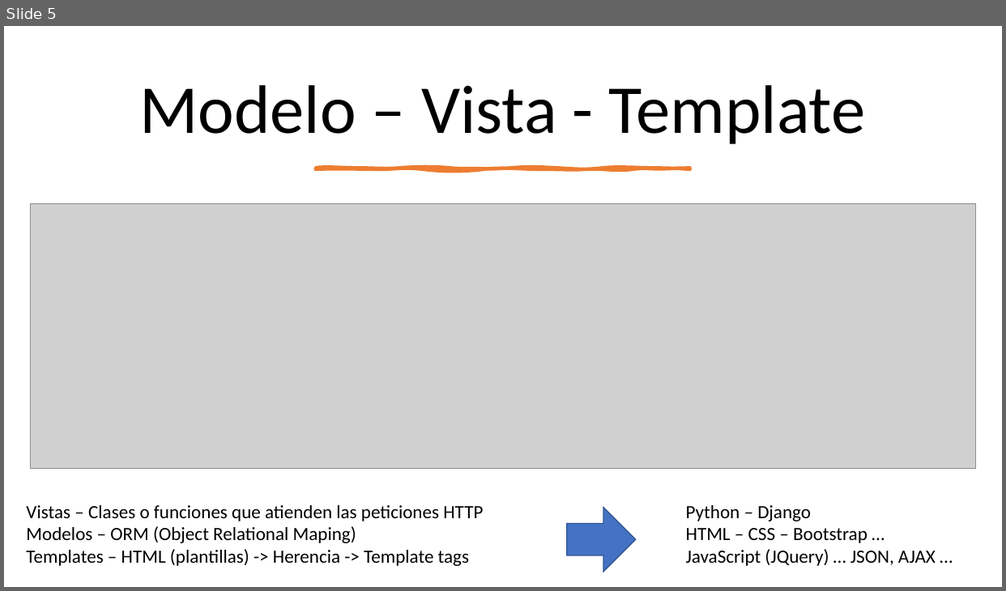
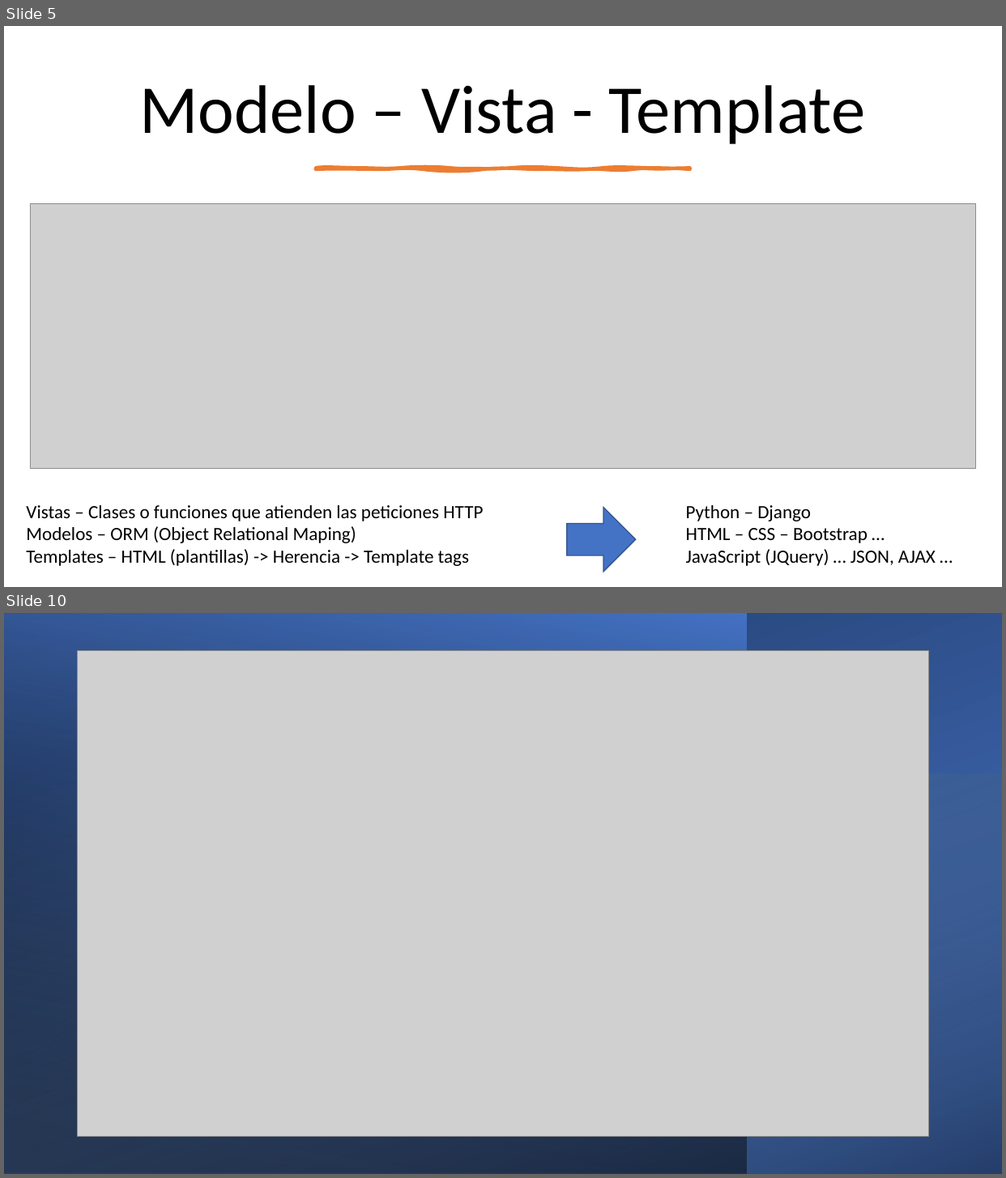
Before and after one commit to franvazgom/masterClassCBV, a slide deck: docs/MasterClass2023.pptx. Shown one above the other, each under a label of ours: slide 5 before the commit, slides 5 and 10 after it; the slides between them are not shown. The pictures are 1006x591 and 1006x1178 pixels, drawn with LibreOffice and Linux fonts; fonts in the diff are those of the drawing; grey boxes stand for pictures. Boxes give left, top, right and bottom in pixels: in the first picture for what was removed or moved away, otherwise in the second. Text is boxed around its words. In the diff, an @@ line names an element or a change of style, - is before the commit and + after.

```diff
--- a/docs/MasterClass2023.pptx
+++ b/docs/MasterClass2023.pptx
@@ slide 10 added at (4,613,1002,1174), background #FFFFFF @@
@@ rectangle added at (4,613,1002,1174), fill gradient #4472C4 to #203864 @@
@@ rectangle added at (4,613,747,1174), fill gradient #000000 to #4472C4 @@
@@ picture added at (78,650,928,1137) @@
@@ rectangle added at (4,774,1002,1174), fill gradient #9DC3E6 to #000000 @@
```
Also in this commit, not shown: 3 slides changed, 4 other slides added, 1 slide removed, 13 other files.
